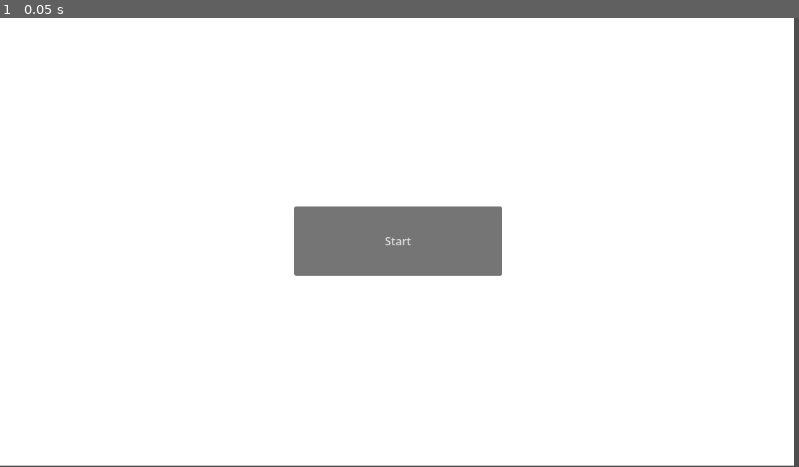
Above: before the commit, frame 1.
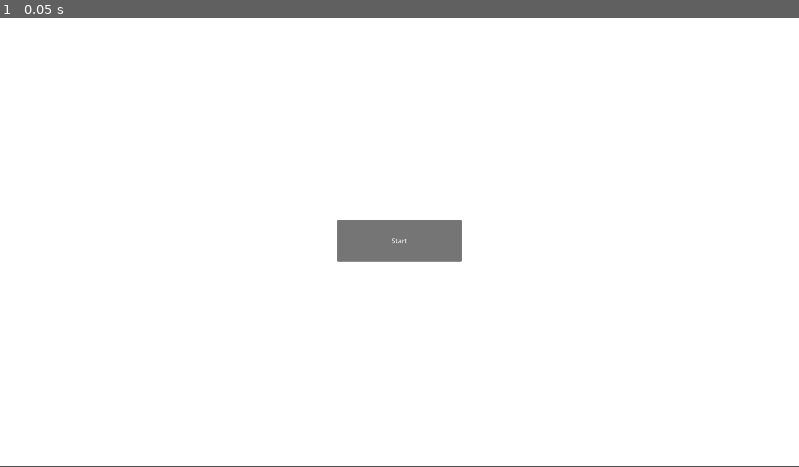
Above: after the commit, the same moment.

Repository: augustgrantham/gamejam2026
Game: Godot game, scene res://mainmenu.tscn
Same seed, same stepped clock (60 frames per second), same inputs: the game is played once before the commit and once after it.
Inputs:
- Up to frame 1 (0.05 s): no input

The runs differ from the first frame. In frame 1, 3.5% of the frame differs, in the area x 0-100%, y 0-100%.

Commit message:
Create basic start menu UI

Diff:
--- a/where's-schrodinger's-cat-/mainmenu.tscn
+++ b/where's-schrodinger's-cat-/mainmenu.tscn
@@ -13,14 +13,15 @@
 
 [node name="ColorRect" type="ColorRect" parent="." unique_id=386295470]
 layout_mode = 0
-offset_right = 1145.0
-offset_bottom = 646.0
+offset_right = 1920.0
+offset_bottom = 1077.0
 
-[node name="Button" type="Button" parent="." unique_id=135161836]
+[node name="CenterContainer" type="CenterContainer" parent="." unique_id=551552352]
+layout_mode = 0
+offset_right = 1920.0
+offset_bottom = 1073.0
+
+[node name="Button" type="Button" parent="CenterContainer" unique_id=135161836]
 custom_minimum_size = Vector2(300, 100)
-layout_mode = 0
-offset_left = 424.0
-offset_top = 272.0
-offset_right = 724.0
-offset_bottom = 372.0
+layout_mode = 2
 text = "Start"
--- a/where's-schrodinger's-cat-/project.godot
+++ b/where's-schrodinger's-cat-/project.godot
@@ -15,6 +15,12 @@
 config/features=PackedStringArray("4.6", "Mobile")
 config/icon="res://icon.svg"
 
+[display]
+
+window/size/viewport_width=1920
+window/size/viewport_height=1080
+window/size/mode=3
+
 [physics]
 
 3d/physics_engine="Jolt Physics"
